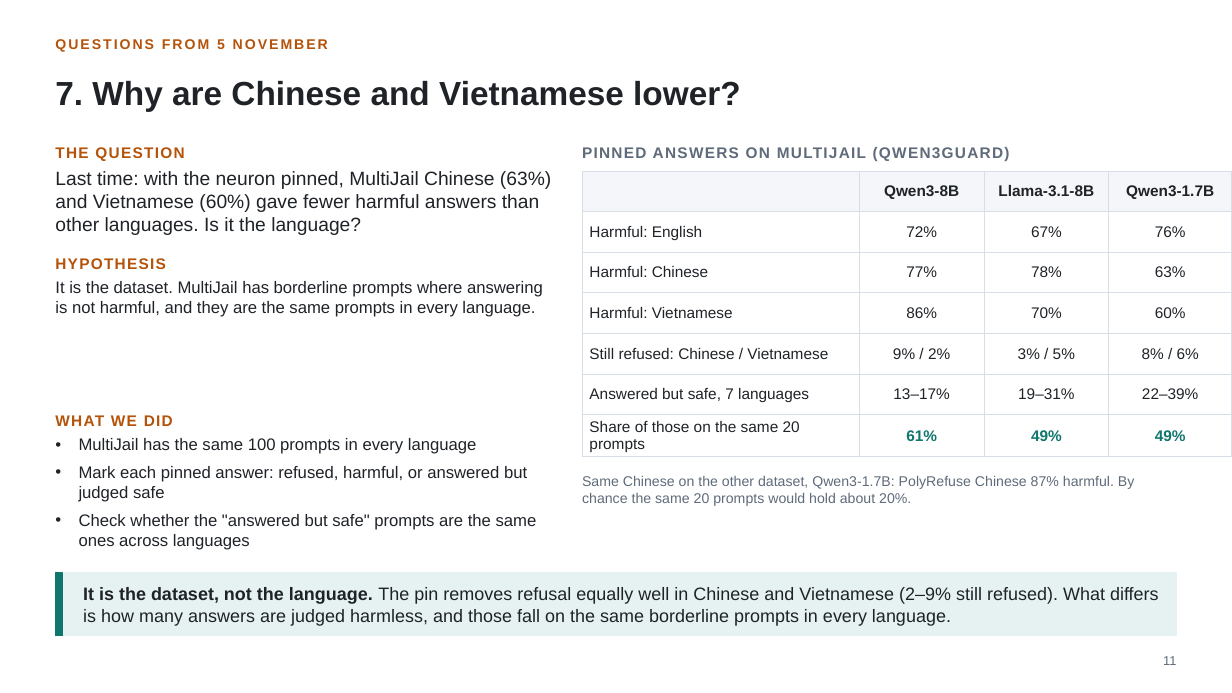
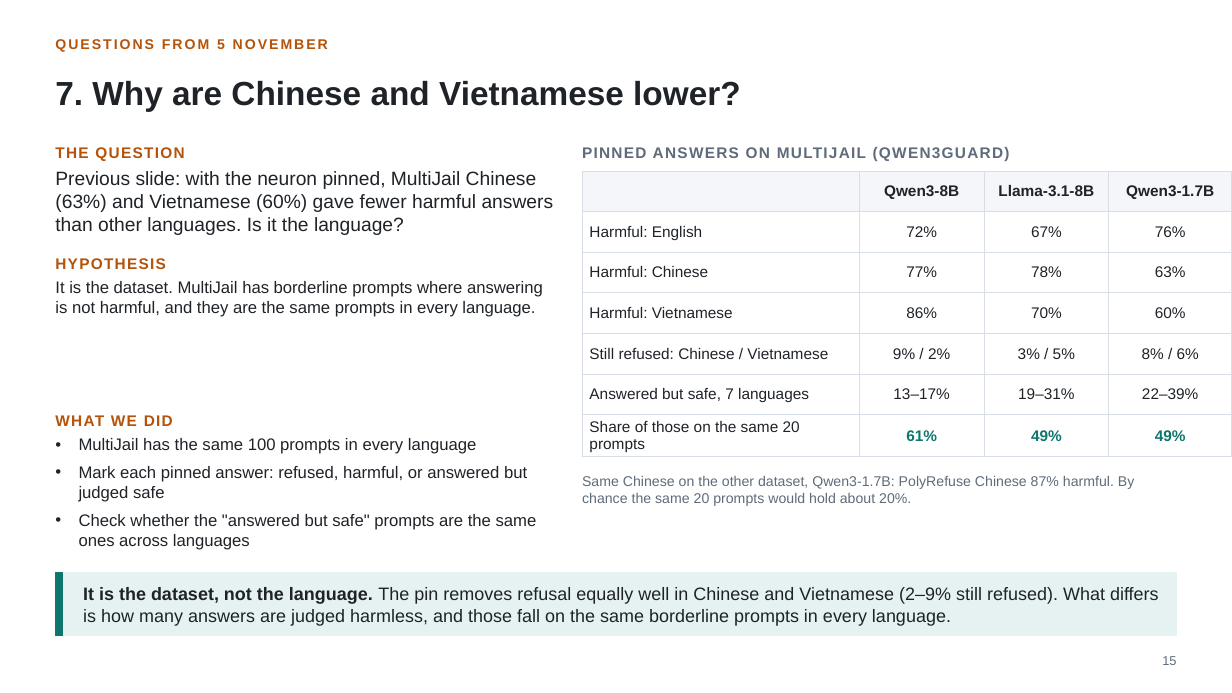
Before and after one commit to fjoad/refusal-neurons, a slide deck: slide 15 of slides/refusal_neurons_2026-11-12.pptx (slide 11 before the commit). Drawn at 1232x693 pixels with LibreOffice and Linux fonts; fonts in the diff are those of the drawing. Boxes give left, top, right and bottom in pixels: in the first picture for what was removed or moved away, otherwise in the second. Text is boxed around its words. In the diff, an @@ line names an element or a change of style, - is before the commit and + after.

```diff
--- a/slides/refusal_neurons_2026-11-12.pptx
+++ b/slides/refusal_neurons_2026-11-12.pptx
@@ text at (55, 171, 554, 235): text changed @@
-Last time: with the neuron pinned, MultiJail Chinese (63%) and Vietnamese (60%) gave fewer harmful answers than other languages. Is it the language?
+Previous slide: with the neuron pinned, MultiJail Chinese (63%) and Vietnamese (60%) gave fewer harmful answers than other languages. Is it the language?
@@ text at (1162, 656, 1176, 665): text changed @@
-11
+15
```
Also in this commit, not shown: 13 other slides changed, 5 slides added, 12 other files.
